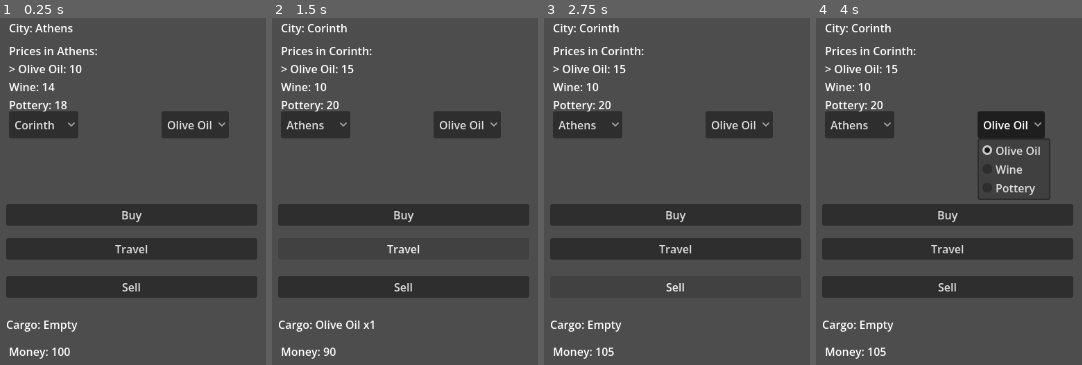
Above: before the commit, frames 1-4 (left to right).
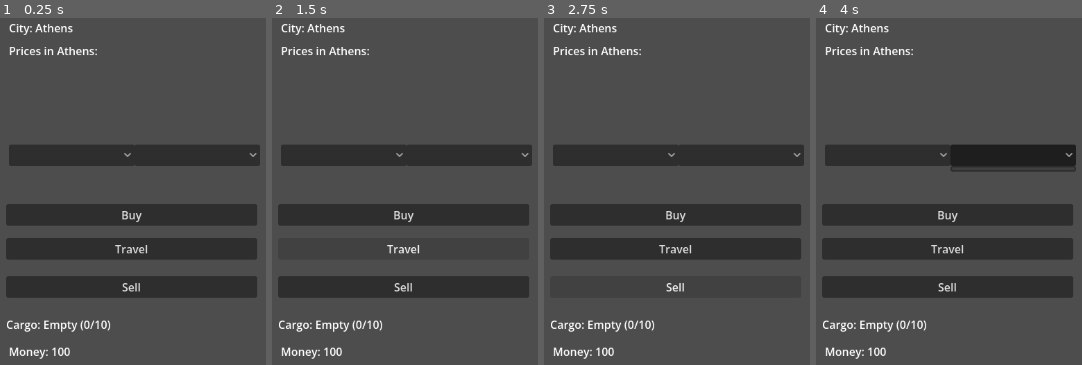
Above: after the commit, the same moments.

Repository: monoidalcat-ux/trade-winds-of-olympus
Game: Godot game, scene res://scenes/Main.tscn
The game is run twice, just before and just after one commit, with the same random seed, the same clock (stepped at 60 frames per second) and the same inputs.
Inputs (mouse positions are in pixels of both pictures, inside the frame that each line leads up to; where the layout moved, square brackets give the same spot in the first picture):
- Up to frame 1 (0.25 s): no input
- Up to frame 2 (1.5 s): click "Buy" at 0.5 s; click "Travel" at 1.25 s
- Up to frame 3 (2.75 s): click "Sell" at 2 s
- Up to frame 4 (4 s): click (887, 156) [858, 125] at 2.75 s; click (1012, 156) [1010, 125] at 3.5 s

The runs differ from the first frame. In frame 1, 10% of the frame differs, in the area x 3-98%, y 13-91%; in frame 2, 11%; in frame 3, 11%; in frame 4, 12%, in the area x 3-98%, y 1-98%.
Error after the commit: Trying to assign an array of type "Array" to a variable of type "Array[Dictionary]". (res://scripts/CityData.gd:11)

Commit message:
Refactor game flow into reusable data-driven systems

Diff:
--- /dev/null
+++ b/data/cities.json
@@ -0,0 +1,31 @@
+{
+  "cities": {
+    "athens": {
+      "name": "Athens",
+      "routes": ["corinth", "sparta"],
+      "prices": {
+        "olive_oil": 10,
+        "wine": 14,
+        "pottery": 18
+      }
+    },
+    "corinth": {
+      "name": "Corinth",
+      "routes": ["athens", "sparta"],
+      "prices": {
+        "olive_oil": 15,
+        "wine": 10,
+        "pottery": 20
+      }
+    },
+    "sparta": {
+      "name": "Sparta",
+      "routes": ["athens", "corinth"],
+      "prices": {
+        "olive_oil": 8,
+        "wine": 16,
+        "pottery": 25
+      }
+    }
+  }
+}
--- /dev/null
+++ b/data/events.json
@@ -0,0 +1,10 @@
+{
+  "events": [
+    {
+      "id": "calm_seas",
+      "title": "Calm Seas",
+      "description": "The voyage was uneventful and quick.",
+      "type": "travel"
+    }
+  ]
+}
--- /dev/null
+++ b/data/goods.json
@@ -0,0 +1,7 @@
+{
+  "goods": [
+    {"id": "olive_oil", "name": "Olive Oil"},
+    {"id": "wine", "name": "Wine"},
+    {"id": "pottery", "name": "Pottery"}
+  ]
+}
--- /dev/null
+++ b/scenes/EventPopup.tscn
@@ -0,0 +1,12 @@
+[gd_scene format=3]
+
+[node name="EventPopup" type="AcceptDialog"]
+title = "Event"
+
+[node name="EventText" type="Label" parent="."]
+layout_mode = 0
+offset_left = 16.0
+offset_top = 16.0
+offset_right = 290.0
+offset_bottom = 64.0
+text = "An event occurred."
--- a/scenes/Main.gd
+++ /dev/null
@@ -1,165 +0,0 @@
-extends Control
-
-var current_city = "Athens"
-var money = 100
-var cargo = {}
-var cargo_capacity = 10
-
-var goods = ["Olive Oil", "Wine", "Pottery"]
-
-var cities = {
-	"Athens": {
-		"prices": {
-			"Olive Oil": 10,
-			"Wine": 14,
-			"Pottery": 18
-		}
-	},
-	"Corinth": {
-		"prices": {
-			"Olive Oil": 15,
-			"Wine": 10,
-			"Pottery": 20
-		}
-	},
-	"Sparta": {
-		"prices": {
-			"Olive Oil": 8,
-			"Wine": 16,
-			"Pottery": 25
-		}
-	}
-}
-
-var selected_good = "Olive Oil"
-var selected_destination = "Corinth"
-var unlocked_cities = ["Athens", "Corinth", "Sparta"]
-
-@onready var city_label = $CityLabel
-@onready var money_label = $MoneyLabel
-@onready var cargo_label = $CargoLabel
-@onready var log_label = $LogLabel
-@onready var prices_label = $PricesLabel
-
-@onready var destination_dropdown = $DestinationDropdown
-@onready var goods_dropdown = $GoodsDropdown
-
-func _ready() -> void:
-	setup_goods_dropdown()
-	setup_destination_dropdown()
-	update_ui()
-
-func setup_goods_dropdown() -> void:
-	goods_dropdown.clear()
-
-	for good in goods:
-		goods_dropdown.add_item(good)
-
-	var index = goods.find(selected_good)
-	if index >= 0:
-		goods_dropdown.select(index)
-
-func setup_destination_dropdown() -> void:
-	destination_dropdown.clear()
-
-	for city in unlocked_cities:
-		if city != current_city:
-			destination_dropdown.add_item(city)
-
-	if destination_dropdown.item_count > 0:
-		destination_dropdown.select(0)
-		selected_destination = destination_dropdown.get_item_text(0)
-	else:
-		selected_destination = current_city
-
-func update_ui() -> void:
-	city_label.text = "City: %s" % current_city
-	money_label.text = "Money: %d" % money
-	cargo_label.text = get_cargo_text()
-	prices_label.text = get_prices_text()
-
-	var prices = cities[current_city]["prices"]
-	log_label.text = "Selected Good: %s | Price here: %d" % [selected_good, prices[selected_good]]
-
-func get_cargo_text() -> String:
-	if cargo.is_empty():
-		return "Cargo: Empty"
-
-	var parts = []
-	for good in cargo.keys():
-		parts.append("%s x%d" % [good, cargo[good]])
-
-	return "Cargo: " + ", ".join(parts)
-
-func get_total_cargo() -> int:
-	var total = 0
-	for amount in cargo.values():
-		total += amount
-	return total
-
-func get_prices_text() -> String:
-	var prices = cities[current_city]["prices"]
-	var lines = ["Prices in %s:" % current_city]
-
-	for good in goods:
-		if good == selected_good:
-			lines.append("> %s: %d" % [good, prices[good]])
-		else:
-			lines.append("%s: %d" % [good, prices[good]])
-
-	return "\n".join(lines)
-
-func _on_buy_button_pressed() -> void:
-	var price = cities[current_city]["prices"][selected_good]
-
-	if get_total_cargo() >= cargo_capacity:
-		log_label.text = "Cargo hold is full."
-		return
-
-	if money < price:
-		log_label.text = "Not enough money."
-		return
-
-	money -= price
-	cargo[selected_good] = cargo.get(selected_good, 0) + 1
-	log_label.text = "Bought 1 %s in %s for %d." % [selected_good, current_city, price]
-	update_ui()
-
-func _on_sell_button_pressed() -> void:
-	if cargo.get(selected_good, 0) <= 0:
-		log_label.text = "You have no %s to sell." % selected_good
-		return
-
-	var price = cities[current_city]["prices"][selected_good]
-	cargo[selected_good] -= 1
-	money += price
-
-	if cargo[selected_good] <= 0:
-		cargo.erase(selected_good)
-
-	log_label.text = "Sold 1 %s in %s for %d." % [selected_good, current_city, price]
-	update_ui()
-
-func _on_travel_button_pressed() -> void:
-	if destination_dropdown.item_count <= 0:
-		log_label.text = "No destination available."
-		return
-
-	selected_destination = destination_dropdown.get_item_text(destination_dropdown.selected)
-
-	if selected_destination == current_city:
-		log_label.text = "You are already in %s." % current_city
-		return
-
-	current_city = selected_destination
-	log_label.text = "You sailed to %s." % current_city
-
-	setup_destination_dropdown()
-	update_ui()
-func _on_goods_dropdown_item_selected(index: int) -> void:
-	selected_good = goods_dropdown.get_item_text(index)
-	update_ui()
-
-func _on_destination_dropdown_item_selected(index: int) -> void:
-	selected_destination = destination_dropdown.get_item_text(index)
-	log_label.text = "Destination selected: %s" % selected_destination
--- a/scenes/Main.tscn
+++ b/scenes/Main.tscn
@@ -1,41 +1,41 @@
 [gd_scene format=3 uid="uid://1vh8monc3qkc"]
 
-[ext_resource type="Script" uid="uid://ddehcfnrrv0j0" path="res://scenes/Main.gd" id="1_elqb8"]
+[ext_resource type="Script" path="res://scripts/Main.gd" id="1_main"]
 
-[node name="Main" type="Node2D" unique_id=559429081]
+[node name="Main" type="Node2D"]
 
-[node name="Control" type="Control" parent="." unique_id=250299054]
+[node name="Control" type="Control" parent="."]
 layout_mode = 3
 anchors_preset = 0
 offset_left = 85.0
 offset_top = 152.0
 offset_right = 447.0
 offset_bottom = 390.0
-script = ExtResource("1_elqb8")
+script = ExtResource("1_main")
 
-[node name="CityLabel" type="Label" parent="Control" unique_id=392248283]
+[node name="CityLabel" type="Label" parent="Control"]
 layout_mode = 0
 offset_top = -132.0
 offset_right = 362.0
 offset_bottom = -109.0
-text = "Athens"
+text = "City: Athens"
 
-[node name="MoneyLabel" type="Label" parent="Control" unique_id=1288948681]
+[node name="MoneyLabel" type="Label" parent="Control"]
 layout_mode = 0
 offset_top = 335.0
 offset_right = 362.0
 offset_bottom = 358.0
-text = "100"
+text = "Money: 100"
 
-[node name="CargoLabel" type="Label" parent="Control" unique_id=1745115648]
+[node name="CargoLabel" type="Label" parent="Control"]
 layout_mode = 0
 offset_left = -4.0
 offset_top = 296.0
 offset_right = 358.0
 offset_bottom = 319.0
-text = "Empty"
+text = "Cargo: Empty"
 
-[node name="BuyButton" type="Button" parent="Control" unique_id=1074375178]
+[node name="BuyButton" type="Button" parent="Control"]
 layout_mode = 0
 offset_left = -4.0
 offset_top = 134.0
@@ -43,7 +43,7 @@
 offset_bottom = 165.0
 text = "Buy"
 
-[node name="TravelButton" type="Button" parent="Control" unique_id=1137812456]
+[node name="TravelButton" type="Button" parent="Control"]
 layout_mode = 0
 offset_left = -4.0
 offset_top = 183.0
@@ -51,7 +51,7 @@
 offset_bottom = 214.0
 text = "Travel"
 
-[node name="SellButton" type="Button" parent="Control" unique_id=1545691111]
+[node name="SellButton" type="Button" parent="Control"]
 layout_mode = 0
 offset_left = -4.0
 offset_top = 238.0
@@ -59,35 +59,35 @@
 offset_bottom = 269.0
 text = "Sell"
 
-[node name="LogLabel" type="RichTextLabel" parent="Control" unique_id=221163415]
+[node name="LogLabel" type="RichTextLabel" parent="Control"]
 layout_mode = 0
 offset_top = 117.0
 offset_right = 362.0
 offset_bottom = 117.0
 
-[node name="PricesLabel" type="Label" parent="Control" unique_id=1881055934]
+[node name="PricesLabel" type="Label" parent="Control"]
 layout_mode = 0
 offset_top = -99.0
-offset_right = 68.0
-offset_bottom = -76.0
+offset_right = 300.0
+offset_bottom = 24.0
 text = "Prices: ..."
 
-[node name="DestinationDropdown" type="OptionButton" parent="Control" unique_id=2090873768]
-layout_mode = 1
-anchors_preset = -1
-anchor_right = 0.08800001
-anchor_bottom = 0.08400001
-offset_right = 68.144
-offset_bottom = 19.008
+[node name="DestinationDropdown" type="OptionButton" parent="Control"]
+layout_mode = 0
+offset_left = 0.0
+offset_top = 48.0
+offset_right = 181.0
+offset_bottom = 79.0
 
-[node name="GoodsDropdown" type="OptionButton" parent="Control" unique_id=1056792082]
+[node name="GoodsDropdown" type="OptionButton" parent="Control"]
 layout_mode = 0
-offset_left = 220.0
-offset_right = 311.0
-offset_bottom = 39.0
+offset_left = 181.0
+offset_top = 48.0
+offset_right = 362.0
+offset_bottom = 79.0
 
 [connection signal="pressed" from="Control/BuyButton" to="Control" method="_on_buy_button_pressed"]
 [connection signal="pressed" from="Control/TravelButton" to="Control" method="_on_travel_button_pressed"]
 [connection signal="pressed" from="Control/SellButton" to="Control" method="_on_sell_button_pressed"]
-[connection signal="ready" from="Control/DestinationDropdown" to="Control" method="_on_destination_dropdown_ready"]
-[connection signal="ready" from="Control/GoodsDropdown" to="Control" method="_on_goods_dropdown_ready"]
+[connection signal="item_selected" from="Control/DestinationDropdown" to="Control" method="_on_destination_dropdown_item_selected"]
+[connection signal="item_selected" from="Control/GoodsDropdown" to="Control" method="_on_goods_dropdown_item_selected"]
--- /dev/null
+++ b/scenes/MarketPanel.tscn
@@ -0,0 +1,21 @@
+[gd_scene format=3]
+
+[node name="MarketPanel" type="PanelContainer"]
+
+[node name="VBoxContainer" type="VBoxContainer" parent="."]
+layout_mode = 2
+
+[node name="Title" type="Label" parent="VBoxContainer"]
+layout_mode = 2
+text = "Market"
+
+[node name="GoodsDropdown" type="OptionButton" parent="VBoxContainer"]
+layout_mode = 2
+
+[node name="BuyButton" type="Button" parent="VBoxContainer"]
+layout_mode = 2
+text = "Buy"
+
+[node name="SellButton" type="Button" parent="VBoxContainer"]
+layout_mode = 2
+text = "Sell"
--- /dev/null
+++ b/scenes/TravelPanel.tscn
@@ -0,0 +1,17 @@
+[gd_scene format=3]
+
+[node name="TravelPanel" type="PanelContainer"]
+
+[node name="VBoxContainer" type="VBoxContainer" parent="."]
+layout_mode = 2
+
+[node name="Title" type="Label" parent="VBoxContainer"]
+layout_mode = 2
+text = "Travel"
+
+[node name="DestinationDropdown" type="OptionButton" parent="VBoxContainer"]
+layout_mode = 2
+
+[node name="TravelButton" type="Button" parent="VBoxContainer"]
+layout_mode = 2
+text = "Travel"
--- /dev/null
+++ b/scripts/CityData.gd
@@ -0,0 +1,52 @@
+class_name CityData
+extends RefCounted
+
+const CITIES_PATH := "res://data/cities.json"
+const GOODS_PATH := "res://data/goods.json"
+
+var cities: Dictionary = {}
+var goods: Array[Dictionary] = []
+
+func load_data() -> void:
+	goods = _load_json(GOODS_PATH).get("goods", [])
+	cities = _load_json(CITIES_PATH).get("cities", {})
+
+func get_goods() -> Array[Dictionary]:
+	return goods
+
+func get_city(city_id: String) -> Dictionary:
+	return cities.get(city_id, {})
+
+func get_city_name(city_id: String) -> String:
+	return get_city(city_id).get("name", city_id.capitalize())
+
+func get_price(city_id: String, good_id: String) -> int:
+	return int(get_city(city_id).get("prices", {}).get(good_id, 0))
+
+func get_routes(city_id: String) -> Array:
+	return get_city(city_id).get("routes", [])
+
+func get_available_destinations(current_city_id: String, unlocked_city_ids: Array) -> Array:
+	var routes: Array = get_routes(current_city_id)
+	var destinations: Array = []
+	for route in routes:
+		if route in unlocked_city_ids and route != current_city_id:
+			destinations.append(route)
+	return destinations
+
+func get_good_name(good_id: String) -> String:
+	for good in goods:
+		if good.get("id", "") == good_id:
+			return good.get("name", good_id)
+	return good_id
+
+func _load_json(path: String) -> Dictionary:
+	if not FileAccess.file_exists(path):
+		return {}
+	var file := FileAccess.open(path, FileAccess.READ)
+	if file == null:
+		return {}
+	var parsed = JSON.parse_string(file.get_as_text())
+	if parsed is Dictionary:
+		return parsed
+	return {}
--- /dev/null
+++ b/scripts/EventManager.gd
@@ -0,0 +1,29 @@
+class_name EventManager
+extends RefCounted
+
+const EVENTS_PATH := "res://data/events.json"
+
+var events: Array[Dictionary] = []
+
+func load_data() -> void:
+	if not FileAccess.file_exists(EVENTS_PATH):
+		events = []
+		return
+	var file := FileAccess.open(EVENTS_PATH, FileAccess.READ)
+	if file == null:
+		events = []
+		return
+	var parsed = JSON.parse_string(file.get_as_text())
+	if parsed is Dictionary:
+		events = parsed.get("events", [])
+	else:
+		events = []
+
+func get_random_travel_event() -> Dictionary:
+	var travel_events: Array[Dictionary] = []
+	for event in events:
+		if event.get("type", "") == "travel":
+			travel_events.append(event)
+	if travel_events.is_empty():
+		return {}
+	return travel_events[randi() % travel_events.size()]
--- /dev/null
+++ b/scripts/GameState.gd
@@ -0,0 +1,45 @@
+class_name GameState
+extends RefCounted
+
+var current_city_id: String = "athens"
+var money: int = 100
+var unlocked_city_ids: Array = ["athens", "corinth", "sparta"]
+var ship := Ship.new(10)
+
+func get_cargo() -> Dictionary:
+	return ship.cargo
+
+func get_capacity() -> int:
+	return ship.capacity
+
+func get_available_destinations(city_data: CityData) -> Array:
+	return city_data.get_available_destinations(current_city_id, unlocked_city_ids)
+
+func travel_to(destination_city_id: String, city_data: CityData) -> Dictionary:
+	if destination_city_id == current_city_id:
+		return {"success": false, "message": "You are already there."}
+	if destination_city_id not in get_available_destinations(city_data):
+		return {"success": false, "message": "That route is unavailable."}
+	current_city_id = destination_city_id
+	return {"success": true, "message": "You sailed to %s." % city_data.get_city_name(destination_city_id)}
+
+func buy_good(good_id: String, city_data: CityData) -> Dictionary:
+	var price := city_data.get_price(current_city_id, good_id)
+	if price <= 0:
+		return {"success": false, "message": "That good is unavailable here."}
+	if money < price:
+		return {"success": false, "message": "Not enough money."}
+	if not ship.has_space():
+		return {"success": false, "message": "Cargo hold is full."}
+
+	money -= price
+	ship.add_good(good_id)
+	return {"success": true, "message": "Bought 1 unit for %d drachma." % price}
+
+func sell_good(good_id: String, city_data: CityData) -> Dictionary:
+	if ship.get_good_amount(good_id) <= 0:
+		return {"success": false, "message": "You have none to sell."}
+	var price := city_data.get_price(current_city_id, good_id)
+	ship.remove_good(good_id)
+	money += price
+	return {"success": true, "message": "Sold 1 unit for %d drachma." % price}
--- /dev/null
+++ b/scripts/Main.gd
@@ -0,0 +1,114 @@
+extends Control
+
+var city_data := CityData.new()
+var game_state := GameState.new()
+var event_manager := EventManager.new()
+
+var selected_good_id: String = "olive_oil"
+var selected_destination_id: String = "corinth"
+var status_message: String = "Welcome, captain."
+
+@onready var city_label: Label = $CityLabel
+@onready var money_label: Label = $MoneyLabel
+@onready var cargo_label: Label = $CargoLabel
+@onready var log_label: RichTextLabel = $LogLabel
+@onready var prices_label: Label = $PricesLabel
+@onready var destination_dropdown: OptionButton = $DestinationDropdown
+@onready var goods_dropdown: OptionButton = $GoodsDropdown
+
+func _ready() -> void:
+	city_data.load_data()
+	event_manager.load_data()
+	setup_goods_dropdown()
+	setup_destination_dropdown()
+	update_ui()
+
+func setup_goods_dropdown() -> void:
+	goods_dropdown.clear()
+	var goods := city_data.get_goods()
+	for good in goods:
+		goods_dropdown.add_item(good.get("name", "Unknown"))
+		goods_dropdown.set_item_metadata(goods_dropdown.item_count - 1, good.get("id", ""))
+
+	for i in range(goods_dropdown.item_count):
+		if goods_dropdown.get_item_metadata(i) == selected_good_id:
+			goods_dropdown.select(i)
+			return
+	if goods_dropdown.item_count > 0:
+		goods_dropdown.select(0)
+		selected_good_id = goods_dropdown.get_item_metadata(0)
+
+func setup_destination_dropdown() -> void:
+	destination_dropdown.clear()
+	var destinations := game_state.get_available_destinations(city_data)
+	for destination_id in destinations:
+		destination_dropdown.add_item(city_data.get_city_name(destination_id))
+		destination_dropdown.set_item_metadata(destination_dropdown.item_count - 1, destination_id)
+
+	if destination_dropdown.item_count > 0:
+		destination_dropdown.select(0)
+		selected_destination_id = destination_dropdown.get_item_metadata(0)
+	else:
+		selected_destination_id = game_state.current_city_id
+
+func update_ui() -> void:
+	var city_name := city_data.get_city_name(game_state.current_city_id)
+	city_label.text = "City: %s" % city_name
+	money_label.text = "Money: %d" % game_state.money
+	cargo_label.text = _get_cargo_text()
+	prices_label.text = _get_prices_text()
+	log_label.text = "%s\nSelected good: %s" % [status_message, city_data.get_good_name(selected_good_id)]
+
+func _get_cargo_text() -> String:
+	var cargo := game_state.get_cargo()
+	if cargo.is_empty():
+		return "Cargo: Empty (0/%d)" % game_state.get_capacity()
+
+	var parts: Array[String] = []
+	for good_id in cargo.keys():
+		parts.append("%s x%d" % [city_data.get_good_name(good_id), cargo[good_id]])
+	return "Cargo (%d/%d): %s" % [game_state.ship.get_total_cargo(), game_state.get_capacity(), ", ".join(parts)]
+
+func _get_prices_text() -> String:
+	var lines: Array[String] = ["Prices in %s:" % city_data.get_city_name(game_state.current_city_id)]
+	for good in city_data.get_goods():
+		var good_id: String = good.get("id", "")
+		var price := city_data.get_price(game_state.current_city_id, good_id)
+		var prefix := "> " if good_id == selected_good_id else ""
+		lines.append("%s%s: %d" % [prefix, good.get("name", good_id), price])
+	return "\n".join(lines)
+
+func _on_buy_button_pressed() -> void:
+	var result := game_state.buy_good(selected_good_id, city_data)
+	status_message = result.get("message", "")
+	update_ui()
+
+func _on_sell_button_pressed() -> void:
+	var result := game_state.sell_good(selected_good_id, city_data)
+	status_message = result.get("message", "")
+	update_ui()
+
+func _on_travel_button_pressed() -> void:
+	if destination_dropdown.item_count == 0:
+		status_message = "No destination available."
+		update_ui()
+		return
+	selected_destination_id = destination_dropdown.get_item_metadata(destination_dropdown.selected)
+	var result := game_state.travel_to(selected_destination_id, city_data)
+	status_message = result.get("message", "")
+	if result.get("success", false):
+		var event := event_manager.get_random_travel_event()
+		if not event.is_empty():
+			status_message += "\nEvent: %s" % event.get("description", "")
+	setup_destination_dropdown()
+	update_ui()
+
+func _on_goods_dropdown_item_selected(index: int) -> void:
+	selected_good_id = goods_dropdown.get_item_metadata(index)
+	status_message = "Selected good: %s" % city_data.get_good_name(selected_good_id)
+	update_ui()
+
+func _on_destination_dropdown_item_selected(index: int) -> void:
+	selected_destination_id = destination_dropdown.get_item_metadata(index)
+	status_message = "Destination selected: %s" % city_data.get_city_name(selected_destination_id)
+	update_ui()
--- /dev/null
+++ b/scripts/Ship.gd
@@ -0,0 +1,41 @@
+class_name Ship
+extends RefCounted
+
+var capacity: int = 10
+var cargo: Dictionary = {}
+
+func _init(initial_capacity: int = 10) -> void:
+	capacity = initial_capacity
+
+func get_total_cargo() -> int:
+	var total := 0
+	for amount in cargo.values():
+		total += int(amount)
+	return total
+
+func has_space() -> bool:
+	return get_total_cargo() < capacity
+
+func add_good(good_id: String, amount: int = 1) -> bool:
+	if amount <= 0:
+		return false
+	if get_total_cargo() + amount > capacity:
+		return false
+	cargo[good_id] = int(cargo.get(good_id, 0)) + amount
+	return true
+
+func remove_good(good_id: String, amount: int = 1) -> bool:
+	if amount <= 0:
+		return false
+	var current := int(cargo.get(good_id, 0))
+	if current < amount:
+		return false
+	current -= amount
+	if current == 0:
+		cargo.erase(good_id)
+	else:
+		cargo[good_id] = current
+	return true
+
+func get_good_amount(good_id: String) -> int:
+	return int(cargo.get(good_id, 0))
Not shown, removed: scenes/Main.gd.uid
